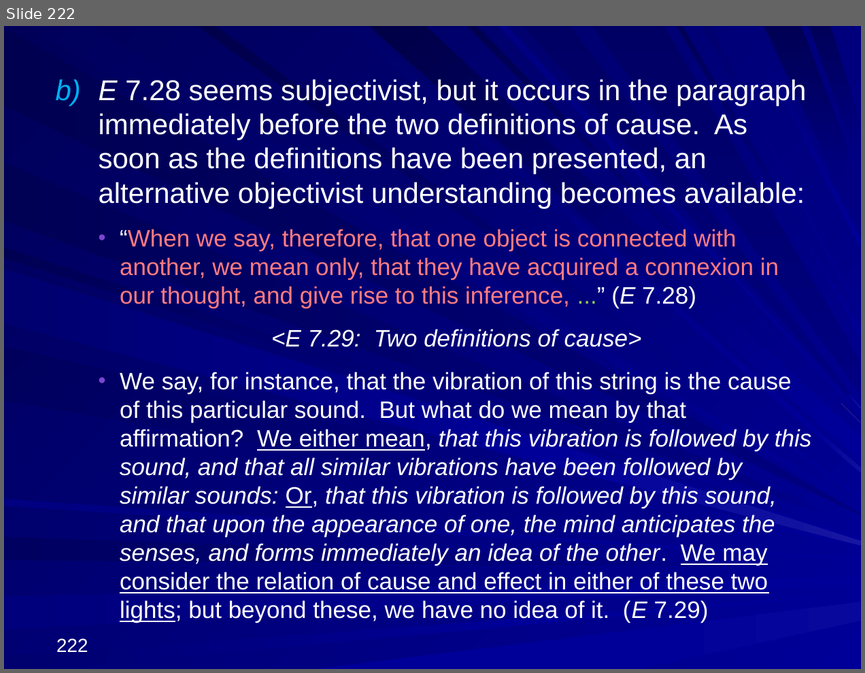
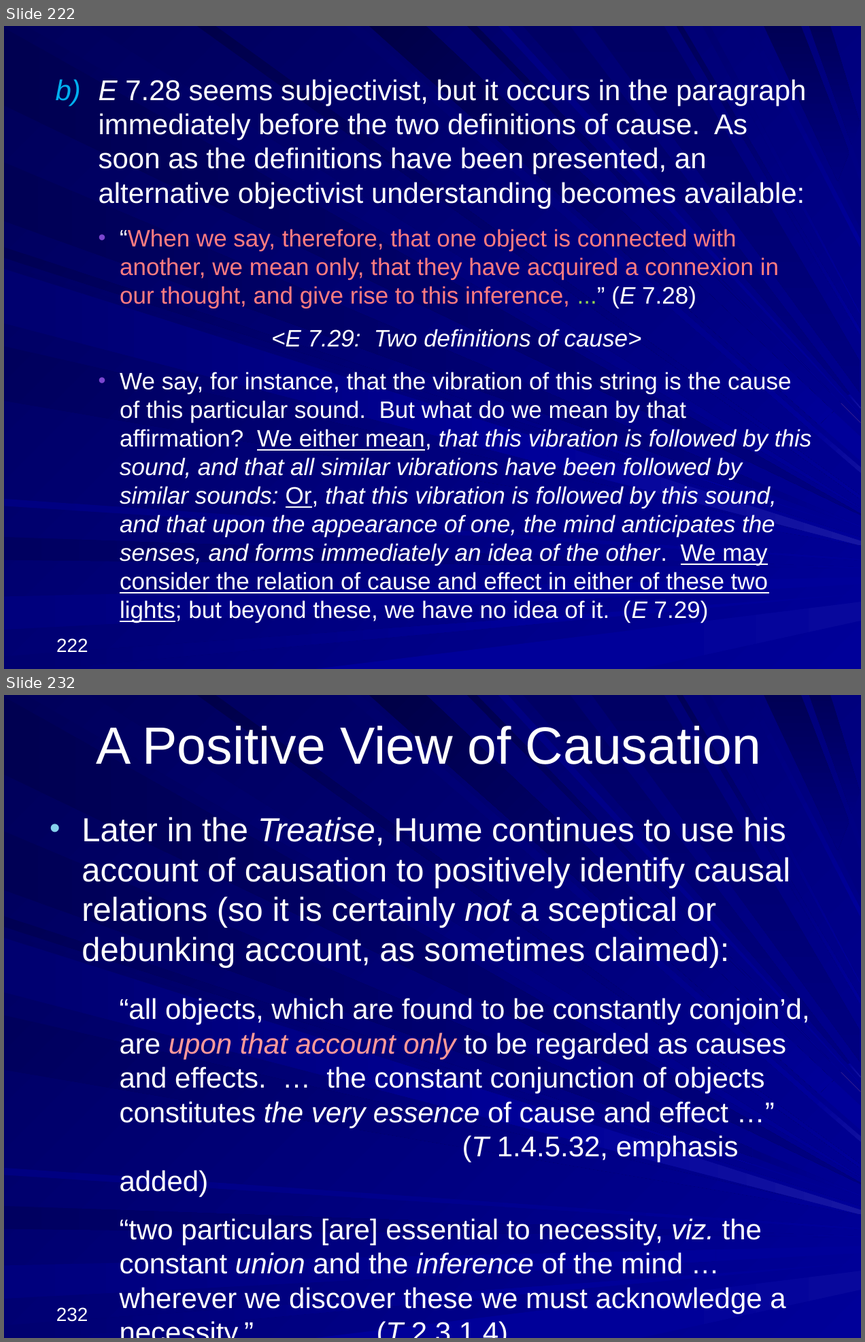
Before and after one commit to englishphilosophy/hume-texts-online, a slide deck: teaching/lectures/2025_Hume_MT_current.pptx. Shown one above the other, each under a label of ours: slide 222 before the commit, slides 222 and 232 after it; the slides between them are not shown. The pictures are 865x673 and 865x1342 pixels, drawn with LibreOffice and Linux fonts; fonts in the diff are those of the drawing. Boxes give left, top, right and bottom in pixels: in the first picture for what was removed or moved away, otherwise in the second. Text is boxed around its words. In the diff, an @@ line names an element or a change of style, - is before the commit and + after.

```diff
--- a/teaching/lectures/2025_Hume_MT_current.pptx
+++ b/teaching/lectures/2025_Hume_MT_current.pptx
@@ slide 232 added at [4,695,861,1338], background gradient #000078 to #000099; not listed: 37 template elements that a slide beside it also shows @@
@@ title added at [96,726,762,764], 44 pt, text #FFFFFF @@
+A Positive View of Causation
@@ text added at [82,817,809,1313], 24 pt, text #FFFFFF @@
+• Later in the Treatise, Hume continues to use his account of causation to positively identify causal relations (so it is certainly not a sceptical or debunking account, as sometimes claimed):
+  “all objects, which are found to be constantly conjoin’d, are upon that account only to be regarded as causes and effects. … the constant conjunction of objects constitutes the very essence of cause and effect …”
+  (T 1.4.5.32, emphasis added)
+  “two particulars [are] essential to necessity, viz. the constant union and the inference of the mind … wherever we discover these we must acknowledge a necessity.” (T 2.3.1.4)
@@ page number added at [56,1307,88,1321], 16 pt, text #FFFFFF @@
+232
```
Also in this commit, not shown: 53 other slides added, 2 other files.
